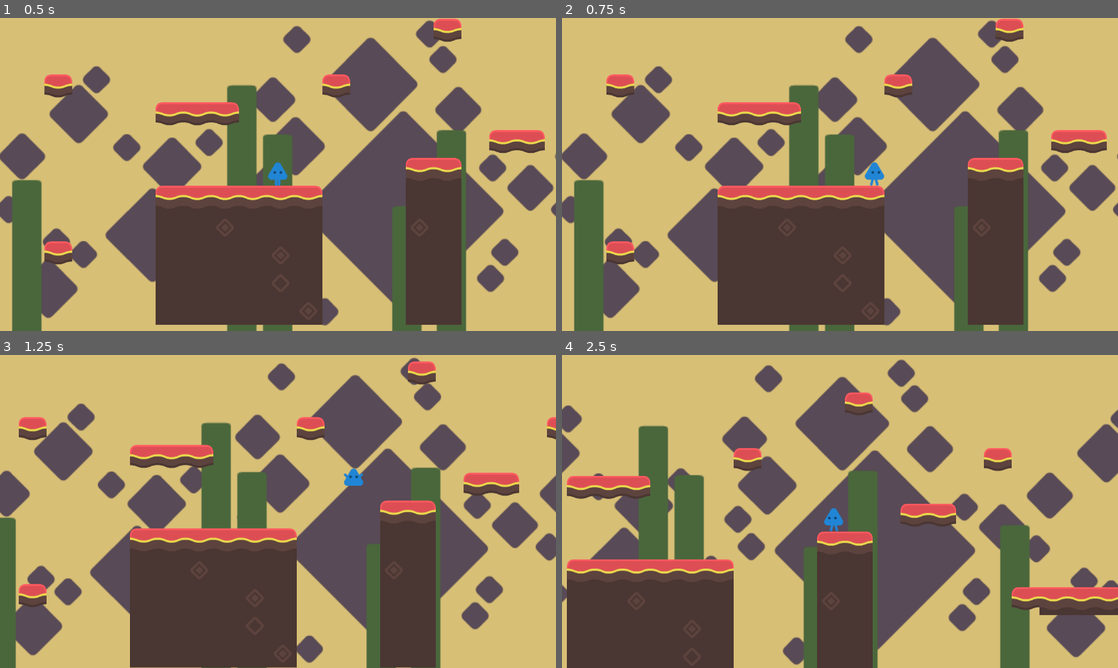
Above: before the commit, frames 1-4 (two rows, left to right).
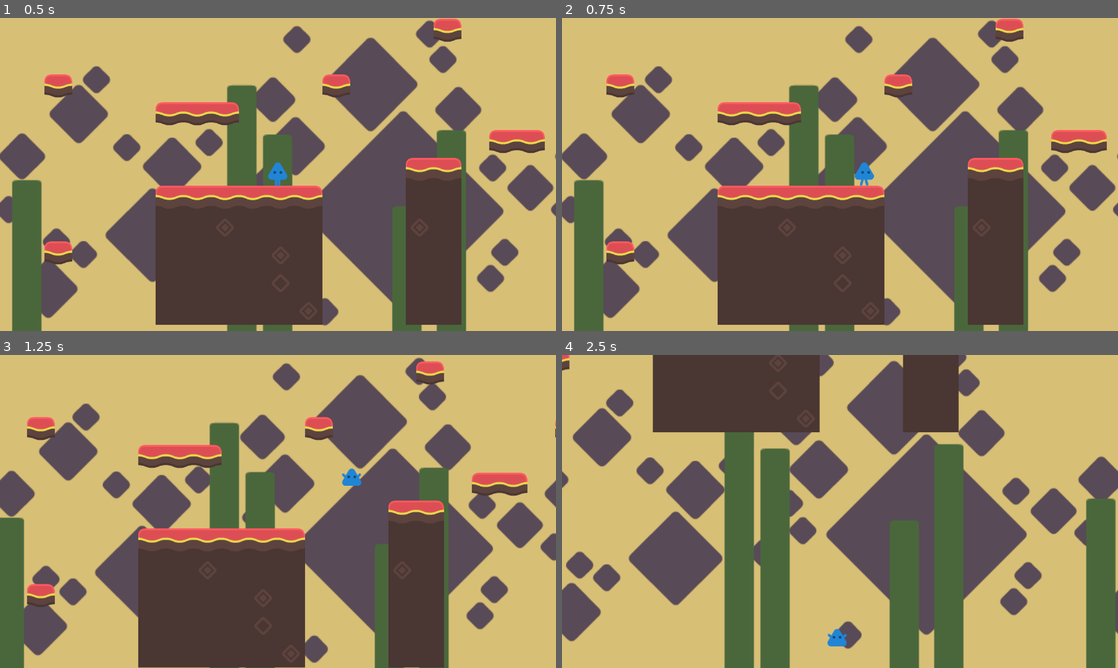
Above: after the commit, the same moments.

Repository: adsuttman/GDTest2
Game: Godot game, scene res://game.tscn
Two runs of this game, one before a commit and one after it. Both use one fixed random seed, a clock stepped at 60 frames per second and the inputs below.
Inputs:
- Up to frame 1 (0.5 s): no input
- Up to frame 2 (0.75 s): tap Enter at 0.5 s; hold D (right) from 0.53 s (still down)
- Up to frame 3 (1.25 s): keep holding D (right); tap Space (jump) at 0.77 s
- Up to frame 4 (2.5 s): tap Space (jump) at 1.52 s; release D (right) at 2.03 s; hold A (left) from 2.03 s (still down)

Frame 1 is identical in both runs. In frame 2, 0.2% of the frame differs, in the area x 52-58%, y 46-54%; in frame 3, 15%; in frame 4, 69%, in the area x 0-100%, y 0-100%.

Commit message:
added acceleration to ground movement

Diff:
--- a/Resources/Player/States/walk.gd
+++ b/Resources/Player/States/walk.gd
@@ -32,7 +32,8 @@
 		player.animations.flip_h = false
 
 	player.velocity.y += player.gravity
-	player.velocity.x = move * player.walk_speed
+	player.velocity.x = clamp(player.velocity.x + move * player.acceleration * delta,
+		-player.walk_speed, player.walk_speed)
 	player.move_and_slide()
 
 	if move == 0:
--- a/Resources/Player/player_character.gd
+++ b/Resources/Player/player_character.gd
@@ -8,6 +8,7 @@
 @export var fall_gravity_multiplier: float = 3
 @export var coyote_time: int = 5
 @export var jump_buffer: int = 5
+@export var acceleration: float = walk_speed * 15
 
 @onready var animations: AnimatedSprite2D = $Animations
 @onready var states = $StateManager
